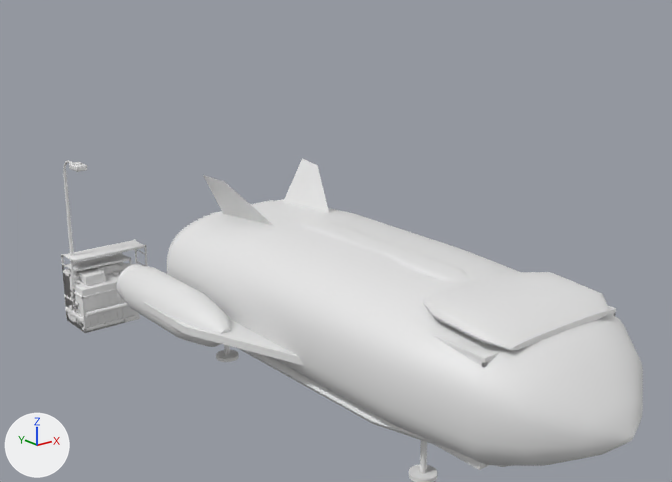
A saved change to the glTF model assets/props.glb.
Before and after are seen from a 50 mm camera at (-12.4, -31.7, 13.3) aimed at (4.6, -10.4, 4.7). Lighting does not change. The marker at lower left points along +X, +Y and +Z. The first picture is the older version. Mesh edges are drawn as thin lines on the coarser meshes.

Before the edit, the objects in view are built like this:
```python
ob_crate_1_6x1_6x1_4 = bpy.data.objects.new('crate_1.6x1.6x1.4', me_crate_1_6x1_6x1_4)
ob_crate_1_6x1_6x1_4.location = (0.0, 0.0, 0.0)
ob_rack_3x0_9x2_6 = bpy.data.objects.new('rack_3x0.9x2.6', me_rack_3x0_9x2_6)
ob_rack_3x0_9x2_6.location = (0.0, 0.0, 0.0)
ob_shuttle_10x21x5_4 = bpy.data.objects.new('shuttle_10x21x5.4', me_shuttle_10x21x5_4)
ob_shuttle_10x21x5_4.location = (0.0, 0.0, 0.0)
# also in view: 'machine_2.2x1.6x2' at (1.1, -1.0, 1.0)
```
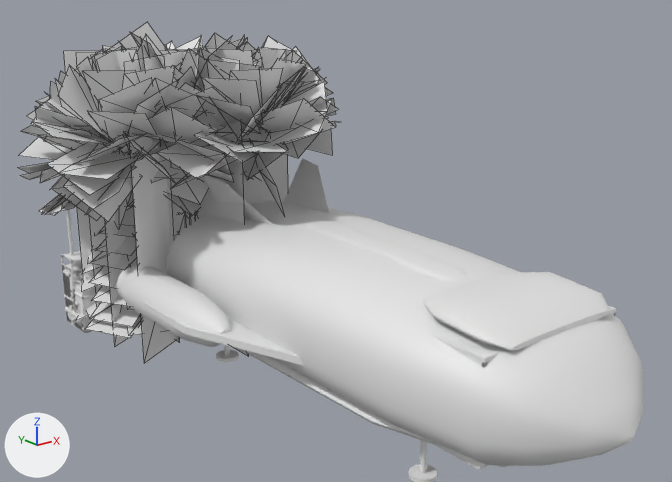
Changed parts and their boxes (x1, y1, x2, y2) in the pictures (672 x 482 px):
'broadleaf_7x7x10', added: after (18, 22, 340, 229)
    faces in mat_leafcard (white #e7e7e7): (18, 22, 340, 229)
'broadleaf_far_7x7x10', added: after (76, 47, 288, 363)
'conifer_4.5x4.5x10', added: after (76, 147, 183, 338)
'conifer_far_4.5x4.5x10', added: after (64, 44, 198, 346)
'machine_2.2x1.6x2', unchanged, covered by the edit: before (74, 268, 140, 332); after (74, 271, 96, 332)

Diff of the bpy script that builds the scene:
```diff
--- a/assets/props.glb.py
+++ b/assets/props.glb.py
@@ mat_impbroadleaf @@
+mat_impbroadleaf = principled_material('impbroadleaf')
+mat_impbroadleaf.base_color = (0.8, 0.8, 0.8)  # white #e7e7e7
@@ mat_impconifer @@
+mat_impconifer = principled_material('impconifer')
+mat_impconifer.base_color = (0.8, 0.8, 0.8)  # white #e7e7e7
@@ mat_bark @@
+mat_bark = principled_material('bark')
+mat_bark.base_color = (0.8, 0.8, 0.8)  # white #e7e7e7
@@ mat_leafcard @@
+mat_leafcard = principled_material('leafcard')
+mat_leafcard.base_color = (0.8, 0.8, 0.8)  # white #e7e7e7
@@ mat_needlecard @@
+mat_needlecard = principled_material('needlecard')
+mat_needlecard.base_color = (0.8, 0.8, 0.8)  # white #e7e7e7
@@ me_broadleaf_far_7x7x10 @@
+me_broadleaf_far_7x7x10.from_pydata([(3.5, -7.0, 0.0), (3.5, 0.0, 0.0), (3.5, 0.0, 10.0), (3.5, -7.0, 10.0), (0.47, -5.25, 0.0), (6.53, -1.75, 0.0), (6.53, -1.75, 10.0), (0.47, -5.25, 10.0), (0.47, -1.75, 0.0), (6.53, -5.25, 0.0), (6.53, -5.25, 10.0), (0.47, -1.75, 10.0)], [], [(0, 1, 2), (0, 2, 3), (4, 5, 6), (4, 6, 7), (8, 9, 10), (8, 10, 11)])
+me_broadleaf_far_7x7x10.materials.append(mat_impbroadleaf)  # white #e7e7e7
@@ me_conifer_far_4_5x4_5x10 @@
+me_conifer_far_4_5x4_5x10.from_pydata([(2.25, -4.5, 0.0), (2.25, 0.0, 0.0), (2.25, 0.0, 10.0), (2.25, -4.5, 10.0), (0.3, -3.38, 0.0), (4.2, -1.12, 0.0), (4.2, -1.12, 10.0), (0.3, -3.38, 10.0), (0.3, -1.12, 0.0), (4.2, -3.38, 0.0), (4.2, -3.38, 10.0), (0.3, -1.12, 10.0)], [], [(0, 1, 2), (0, 2, 3), (4, 5, 6), (4, 6, 7), (8, 9, 10), (8, 10, 11)])
+me_conifer_far_4_5x4_5x10.materials.append(mat_impconifer)  # white #e7e7e7
@@ me_broadleaf_7x7x10 @@
+me_broadleaf_7x7x10.from_pydata(...)  # 1256 vertices, 760 faces; spans x -2.04..9.03, y -8.94..1.63, z 0.0..10.97
+# faces by material slot: [184, 576]
+me_broadleaf_7x7x10.materials.append(mat_bark)  # white #e7e7e7
+me_broadleaf_7x7x10.materials.append(mat_leafcard)  # white #e7e7e7
@@ me_conifer_4_5x4_5x10 @@
+me_conifer_4_5x4_5x10.from_pydata(...)  # 468 vertices, 260 faces; spans x -0.38..4.74, y -4.94..0.41, z 0.0..9.2
+# faces by material slot: [36, 224]
+me_conifer_4_5x4_5x10.materials.append(mat_bark)  # white #e7e7e7
+me_conifer_4_5x4_5x10.materials.append(mat_needlecard)  # white #e7e7e7
@@ ob_broadleaf_far_7x7x10 @@
+ob_broadleaf_far_7x7x10 = bpy.data.objects.new('broadleaf_far_7x7x10', me_broadleaf_far_7x7x10)
+ob_broadleaf_far_7x7x10.location = (0.0, 0.0, 0.0)
@@ ob_conifer_far_4_5x4_5x10 @@
+ob_conifer_far_4_5x4_5x10 = bpy.data.objects.new('conifer_far_4.5x4.5x10', me_conifer_far_4_5x4_5x10)
+ob_conifer_far_4_5x4_5x10.location = (0.0, 0.0, 0.0)
@@ ob_broadleaf_7x7x10 @@
+ob_broadleaf_7x7x10 = bpy.data.objects.new('broadleaf_7x7x10', me_broadleaf_7x7x10)
+ob_broadleaf_7x7x10.location = (0.0, 0.0, 0.0)
@@ ob_conifer_4_5x4_5x10 @@
+ob_conifer_4_5x4_5x10 = bpy.data.objects.new('conifer_4.5x4.5x10', me_conifer_4_5x4_5x10)
+ob_conifer_4_5x4_5x10.location = (0.0, 0.0, 0.0)
```
